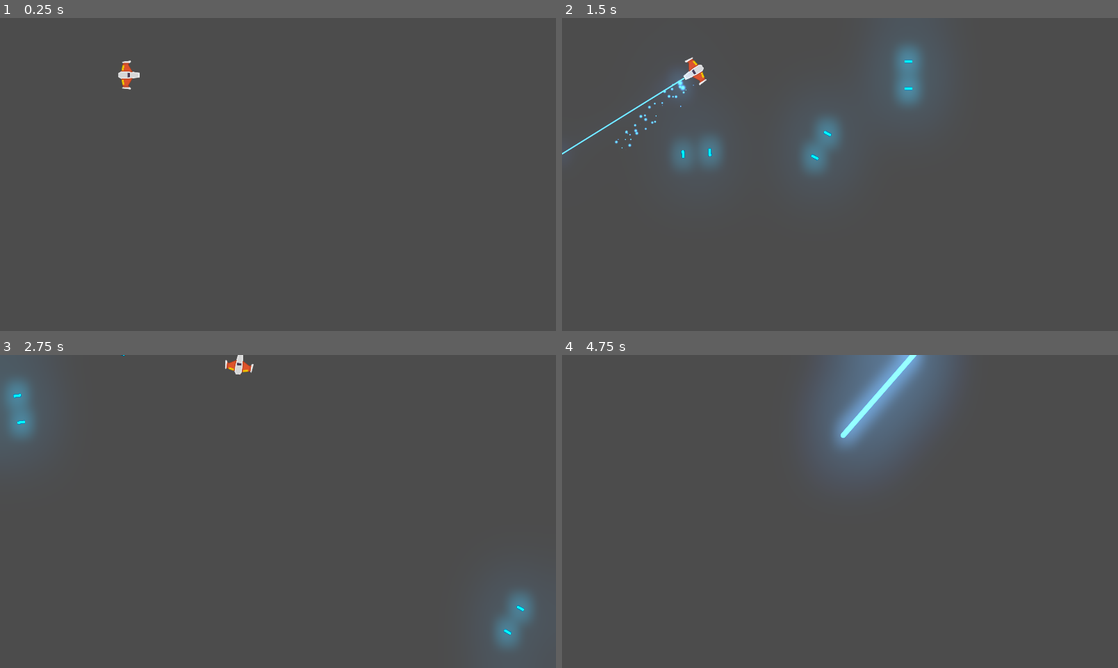
Above: before the commit, frames 1-4 (two rows, left to right).
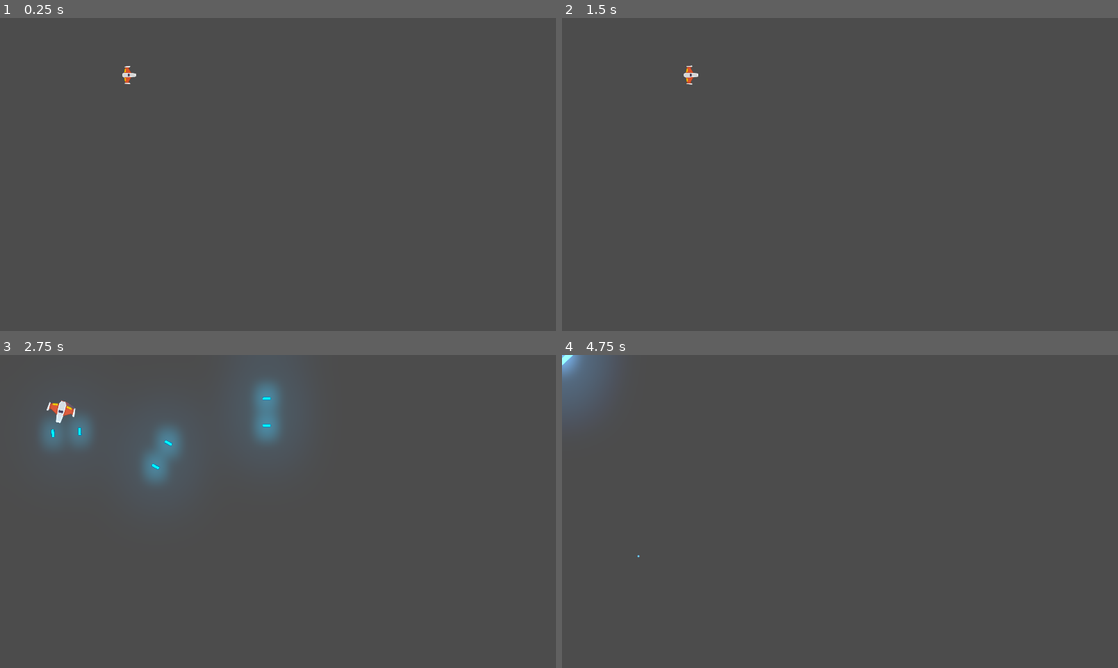
Above: after the commit, the same moments.

Repository: ChristianDTC/Game-Meteorite
Game: Godot game, scene res://Game/Levels/LevelTest.tscn
The game is run twice, just before and just after one commit, with the same random seed, the same clock (stepped at 60 frames per second) and the same inputs.
Inputs (mouse positions are in pixels of both pictures, inside the frame that each line leads up to):
- Up to frame 1 (0.25 s): no input
- Up to frame 2 (1.5 s): tap Enter at 0.5 s; move the mouse to (962, 158) at 0.52 s; hold Right (rotate_right) 0.53-1.28 s; hold Space (shot_main) 0.53-1.28 s; move the mouse to (728, 190) at 1.27 s; hold Down (move_down) from 1.28 s (still down); right-click (728, 190) at 1.35 s
- Up to frame 3 (2.75 s): move the mouse to (333, 442) at 2.02 s; release Down (move_down) at 2.03 s; hold Right (rotate_right) from 2.03 s (still down); hold Space (shot_main) from 2.03 s (still down)
- Up to frame 4 (4.75 s): move the mouse to (812, 574) at 2.77 s; release Right (rotate_right) at 2.78 s; release Space (shot_main) at 2.78 s; hold W (move_up) 2.78-3.53 s; right-click (812, 574) at 2.85 s; move the mouse to (1006, 558) at 3.52 s; hold Space (shot_main) 3.53-4.28 s; hold Left (rotate_left) from 3.53 s (still down); move the mouse to (673, 464) at 4.27 s; right-click (673, 464) at 4.35 s

The runs differ from the first frame. In frame 1, 0.1% of the frame differs, in the area x 21-26%, y 13-23%; in frame 2, 4.2%; in frame 3, 6.1%; in frame 4, 8.6%, in the area x 0-71%, y 0-65%.

Commit message:
cree los controladores de estado y ya tiene animación de respawn

Diff:
--- a/Game/Laser/Muzzle.gd
+++ b/Game/Laser/Muzzle.gd
@@ -14,6 +14,8 @@
 onready var shot_sfx: AudioStreamPlayer2D = $ShotSFX
 onready var is_cooling:bool = true
 onready var is_shoting:bool = false setget set_is_shoting
+onready var can_shot:bool = false setget set_can_shot
+
 
 
 # ATRIBUTOS
@@ -21,6 +23,9 @@
 
 
 # SETTERS Y GETTERS
+func set_can_shot(owner_can: bool) -> void: #dueño puede
+	can_shot = owner_can
+
 func set_is_shoting(shoting:bool) -> void:
 	is_shoting = shoting
 
--- a/Game/Ship/Motor/MotorSFX.gd
+++ b/Game/Ship/Motor/MotorSFX.gd
@@ -3,7 +3,7 @@
 extends AudioStreamPlayer2D
 
 
-export var time_transition:float = 0.3
+export var time_transition:float = 0.6
 export var volume_off:float = 8.0
 
 onready var tween_sound:Tween = $Tween
--- a/Game/Ship/Player.gd
+++ b/Game/Ship/Player.gd
@@ -2,6 +2,8 @@
 class_name Player
 extends RigidBody2D
 
+# ENUMERABLES
+enum STATE {SPAWN, LIFE, INVENCIBLE, DEAD}
 
 # ATRIBUTOS EXPORT
 export var power_engine:int = 20 #potencia del motor
@@ -9,8 +11,10 @@
 export var trail_max:int = 30 #estela máxima
 
 # ATRIBUTOS
+var state_actual:int = STATE.SPAWN
 var push:Vector2 = Vector2.ZERO
 var direction_rotation:int = 0
+var do_nothing = false
 
 
 # ATRIBUTOS ONREADY
@@ -18,9 +22,18 @@
 onready var laser_beam:LaserBeam2D = $LaserBeam2D
 onready var trail:Trail = $TrainPoint/Trail2D
 onready var motor_sfx:Motor = $MotorSFX
+onready var collider:CollisionShape2D = $CollisionShape2D
 
 # METODOS
+func _ready() -> void:
+	controller_state(state_actual)
+	# TODO: Quitar, solo DBUG
+	#controller_state(STATE.LIFE)
+
 func _unhandled_input(event: InputEvent) -> void:
+	if not is_input_active():
+		return
+
 	#DISPARO RAYO
 	if event.is_action_pressed("shot_secondary"):
 		laser_beam.set_is_casting(true)
@@ -45,8 +58,35 @@
 func _process(delta: float) -> void:
 	player_input()
 
+
 # METODOS CUSTOM
+func controller_state(new_state: int) -> void:
+	match new_state:
+		STATE.SPAWN:
+			collider.set_deferred("disabled", true)
+			muzzle.set_can_shot(false)
+		STATE.LIFE:
+			collider.set_deferred("disabled", false)
+			muzzle.set_can_shot(true)
+		STATE.INVENCIBLE:
+			collider.set_deferred("disabled", true)
+		STATE.DEAD:
+			collider.set_deferred("disabled", true)
+			muzzle.set_can_shot(true)
+			queue_free()
+		_:
+			printerr("Error de Estado")
+	state_actual = new_state
+
+func is_input_active() -> bool:
+	if state_actual in [STATE.DEAD, STATE.SPAWN]:
+		return false
+	return true
+
 func player_input() -> void:
+	if not is_input_active():
+		return
+
 	# EMPUJE
 	push = Vector2.ZERO
 	if Input.is_action_pressed("move_up"):
@@ -66,3 +106,9 @@
 		muzzle.set_is_shoting(true)
 	if Input.is_action_just_released("shot_main"):
 		muzzle.set_is_shoting(false)
+
+
+#SEÑALES INTERNAS
+func _on_AnimationPlayer_animation_finished(anim_name: String) ->void:
+	if anim_name == "spawn":
+		controller_state(STATE.LIFE)
--- a/Game/Ship/Player.tscn
+++ b/Game/Ship/Player.tscn
@@ -11,6 +11,37 @@
 
 [sub_resource type="CircleShape2D" id=1]
 radius = 38.1182
+
+[sub_resource type="Animation" id=2]
+length = 0.001
+tracks/0/type = "value"
+tracks/0/path = NodePath("../Sprite:scale")
+tracks/0/interp = 1
+tracks/0/loop_wrap = true
+tracks/0/imported = false
+tracks/0/enabled = true
+tracks/0/keys = {
+"times": PoolRealArray( 0 ),
+"transitions": PoolRealArray( 1 ),
+"update": 0,
+"values": [ Vector2( 1, 1 ) ]
+}
+
+[sub_resource type="Animation" id=3]
+resource_name = "spawn"
+length = 1.6
+tracks/0/type = "value"
+tracks/0/path = NodePath("../Sprite:scale")
+tracks/0/interp = 1
+tracks/0/loop_wrap = true
+tracks/0/imported = false
+tracks/0/enabled = true
+tracks/0/keys = {
+"times": PoolRealArray( 0, 0.7, 1, 1.3, 1.6 ),
+"transitions": PoolRealArray( 1, 1, 1, 1, 1 ),
+"update": 0,
+"values": [ Vector2( 1, 1 ), Vector2( 0, 0 ), Vector2( 1, 1 ), Vector2( 0, 0 ), Vector2( 1, 1 ) ]
+}
 
 [node name="Player" type="RigidBody2D"]
 z_index = 50
@@ -30,7 +61,6 @@
 texture = ExtResource( 1 )
 
 [node name="CollisionShape2D" type="CollisionShape2D" parent="."]
-visible = false
 position = Vector2( 0, 9.09495e-13 )
 rotation = 1.5708
 scale = Vector2( 1.23907, 0.917624 )
@@ -62,4 +92,12 @@
 
 [node name="MotorSFX" parent="." instance=ExtResource( 9 )]
 
+[node name="AnimationPlayer" type="AnimationPlayer" parent="."]
+root_node = NodePath(".")
+autoplay = "spawn"
+anims/RESET = SubResource( 2 )
+anims/spawn = SubResource( 3 )
+
+[connection signal="animation_finished" from="AnimationPlayer" to="." method="_on_AnimationPlayer_animation_finished"]
+
 [editable path="Muzzle"]
Not shown: 1 places in Game/Ship/Player.tscn that only renumber resources
